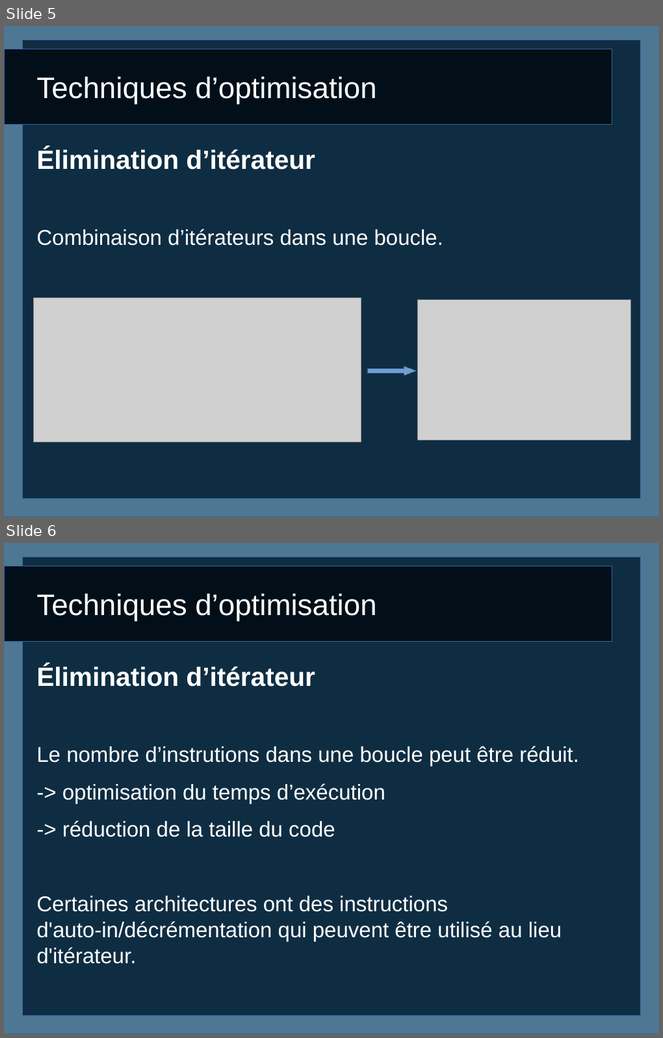
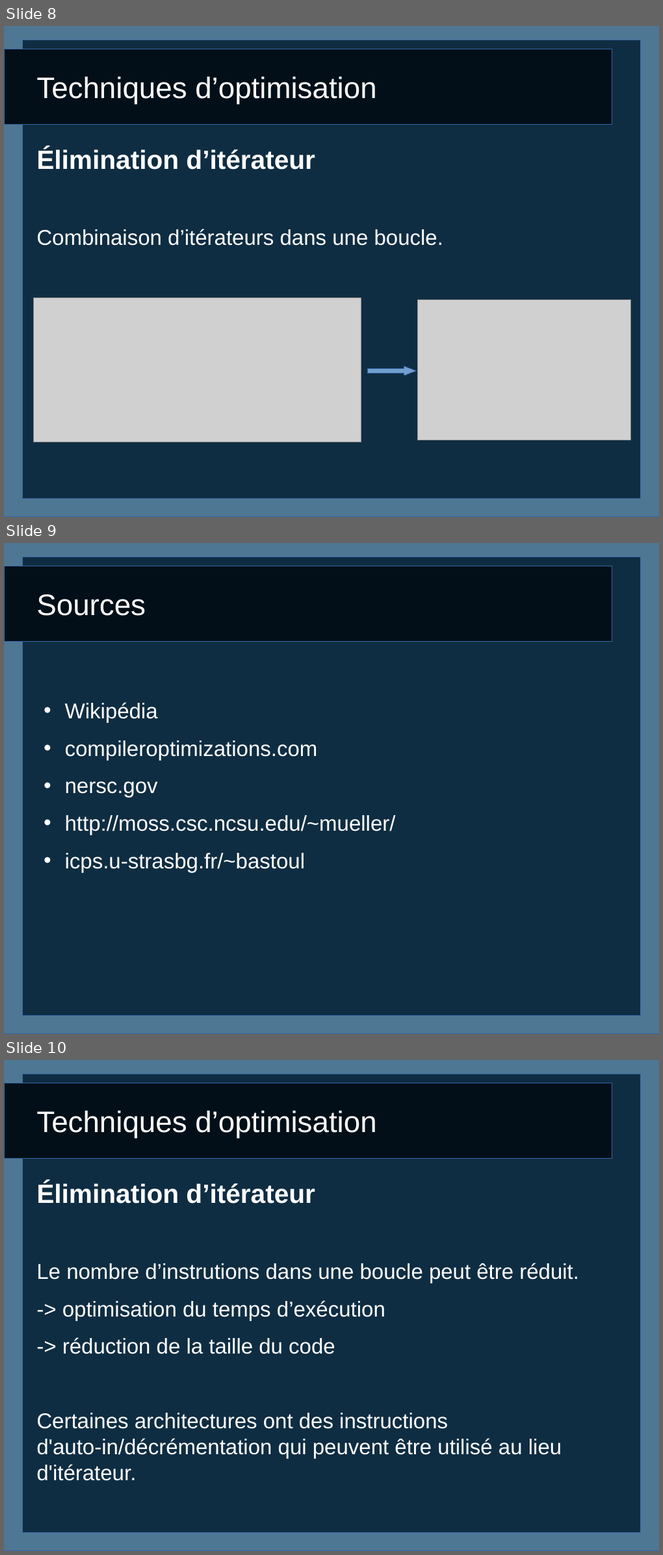
Before and after one commit to caswitch/recherche-et-doc-s4, a slide deck: Diapo2.odp. Shown one above the other, each under a label of ours: slides 5 and 6 before the commit, slides 8, 9 and 10 after it. The pictures are 663x1038 and 663x1555 pixels, drawn with LibreOffice and Linux fonts; fonts in the diff are those of the drawing; grey boxes stand for pictures. Boxes give left, top, right and bottom in pixels: in the first picture for what was removed or moved away, otherwise in the second. Text is boxed around its words. In the diff, an @@ line names an element or a change of style, - is before the commit and + after.

```diff
--- a/Diapo2.odp
+++ b/Diapo2.odp
@@ slide 9 added at (4, 543, 659, 1034), background #FFFFFF; not listed: 3 template elements that a slide beside it also shows @@
@@ title added at (36, 594, 146, 616), 36 pt, text #FFFFFF @@
+Sources
@@ text added at (65, 702, 396, 873), 26 pt, text #FFFFFF @@
+• Wikipédia
+• compileroptimizations.com
+• nersc.gov
+• http://moss.csc.ncsu.edu/~mueller/
+• icps.u-strasbg.fr/~bastoul
@@ what was slide 5 is now slide 8 @@
@@ what was slide 6 is now slide 10 @@
```
Also in this commit, not shown: 1 slide changed, 4 other slides added.
